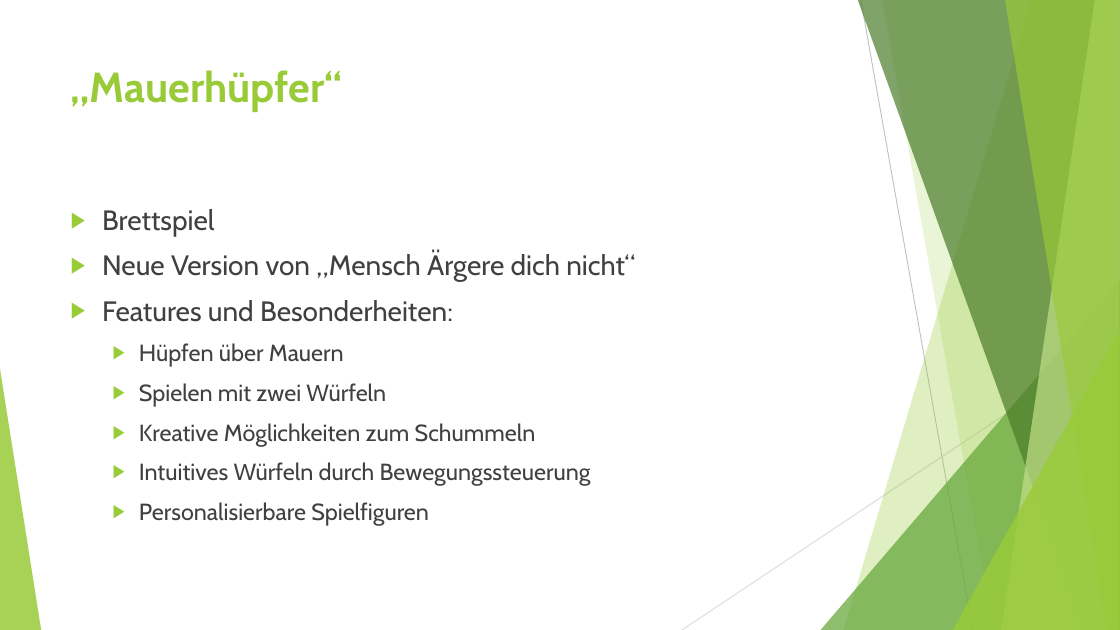
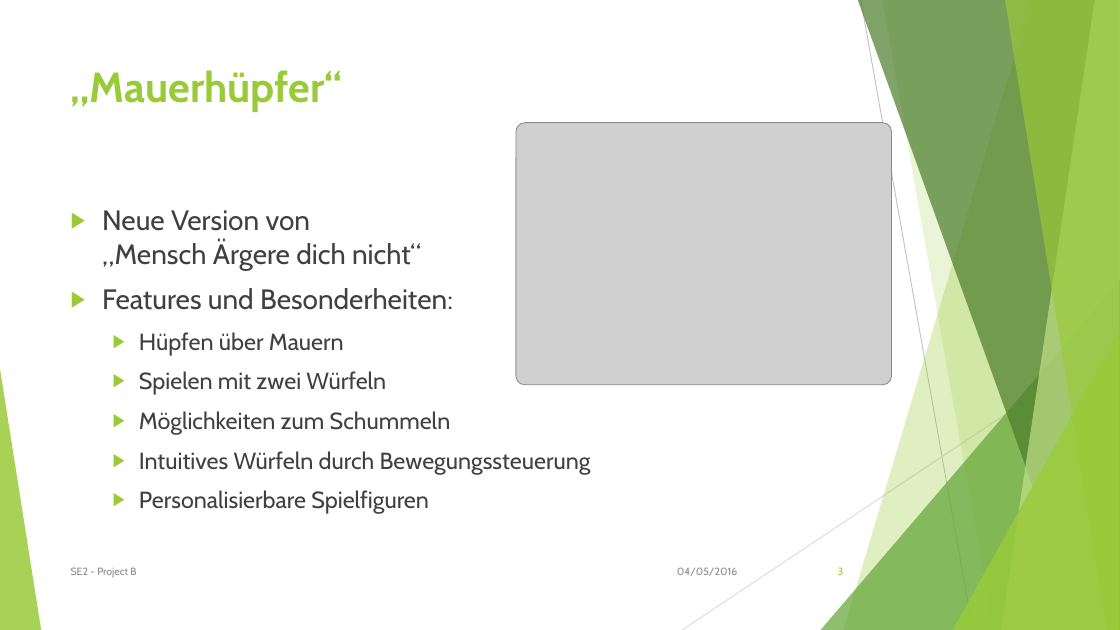
Before and after one commit to MrMudskip/SS16_SE2_Project_B, a slide deck: slide 3 of Präsentation_Project.pptx. Drawn at 1120x630 pixels with LibreOffice and Linux fonts; fonts in the diff are those of the drawing; grey boxes stand for pictures. Boxes give left, top, right and bottom in pixels: in the first picture for what was removed or moved away, otherwise in the second. Text is boxed around its words. In the diff, an @@ line names an element or a change of style, - is before the commit and + after.

```diff
--- a/Präsentation_Project.pptx
+++ b/Präsentation_Project.pptx
@@ picture added at (x1=516, y1=123, x2=891, y2=385) @@
@@ text at (x1=102, y1=209, x2=214, y2=237): paragraph removed @@
-▶ Brettspiel
@@ text at (x1=139, y1=411, x2=451, y2=435): text changed @@
-  ▶ Kreative Möglichkeiten zum Schummeln
+  ▶ Möglichkeiten zum Schummeln
@@ text added at (x1=71, y1=567, x2=136, y2=578), 9 pt, text #8C8C8C @@
+SE2 - Project B
@@ text added at (x1=677, y1=567, x2=737, y2=576), 9 pt, text #8C8C8C @@
+04/05/2016
@@ page number added at (x1=838, y1=567, x2=844, y2=575), 9 pt, text #99CB38 @@
+3
```
Also in this commit, not shown: 7 other slides changed, 2 other files.
